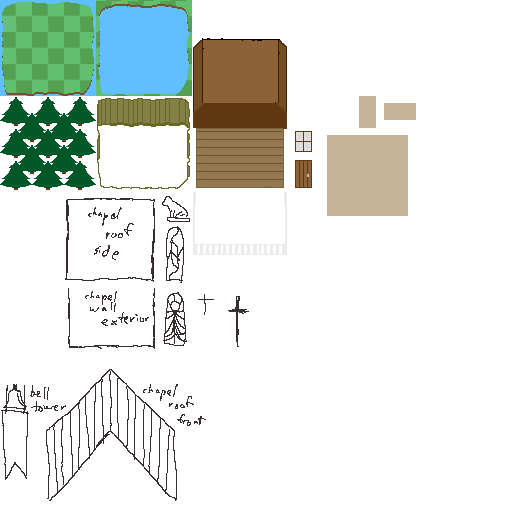
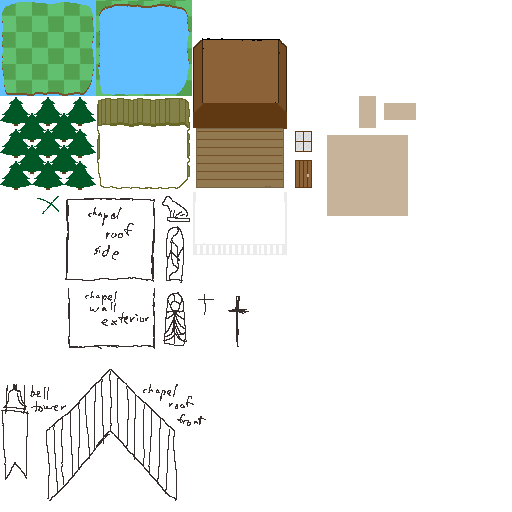
Revision of a layered (512, 512) image; what changed, layer by layer:
painted on "church outline" over 37, 196, 59, 214
